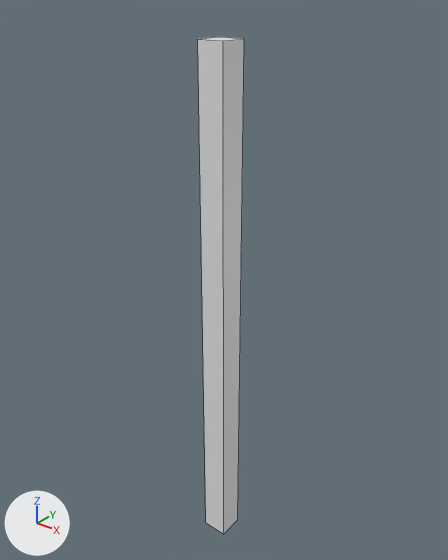
Two versions of the Blender file Assets/Models/Blend/Items/Sword.blend, one commit apart.
The view is the same before and after, from a 50 mm lens placed at (0.633, -0.784, 0.882), pointed at (-0.017, 0.029, 0.378). The axes (+X, +Y, +Z) are drawn at lower left. The lights are the same throughout. Mesh edges are drawn as thin lines.

The older version as bpy lines, for what is in view:
```python
me_cube_002 = bpy.data.meshes.new('Cube.002')
me_cube_002.from_pydata(...)  # a box spanning x -0.025..0.025, y -0.025..0.025, z -0.2..0.8
ob_cube = bpy.data.objects.new('Cube', me_cube_002)
ob_cube.location = (0.0, 0.0, 0.0)
```
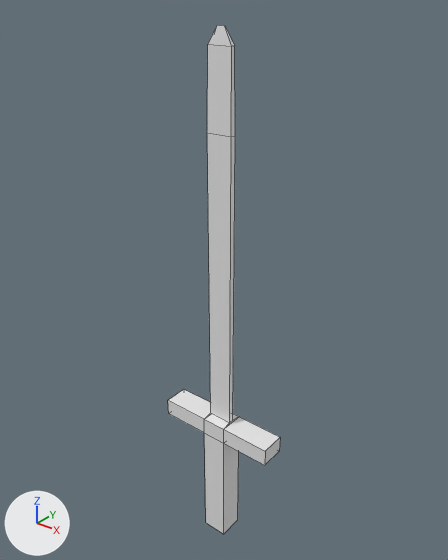
Changed parts and their boxes [x1, y1, x2, y2] in the pictures (448 x 560 px):
'Cube', reshaped (140% wider): before [198, 37, 244, 534]; after [168, 25, 280, 534]

What the commit changed:
me_cube_002 is used by ob_cube; location (0.0, 0.0, 0.0).
me_cube_002 had 8 vertices, 6 faces and spanned x -0.025..0.025, y -0.025..0.025, z -0.2..0.8.
me_cube_002 now has 34 vertices, 33 faces and spans x -0.125..0.125, y -0.025..0.025, z -0.2..0.819.
Part 1, on me_cube_002:
4 vertices are removed from x -0.025..0.025, y -0.025..0.025, z 0.8.
5 faces are deleted.
30 vertices are added at x -0.125..0.125, y -0.025..0.025, z 0.05..0.819.
32 new faces join them.
